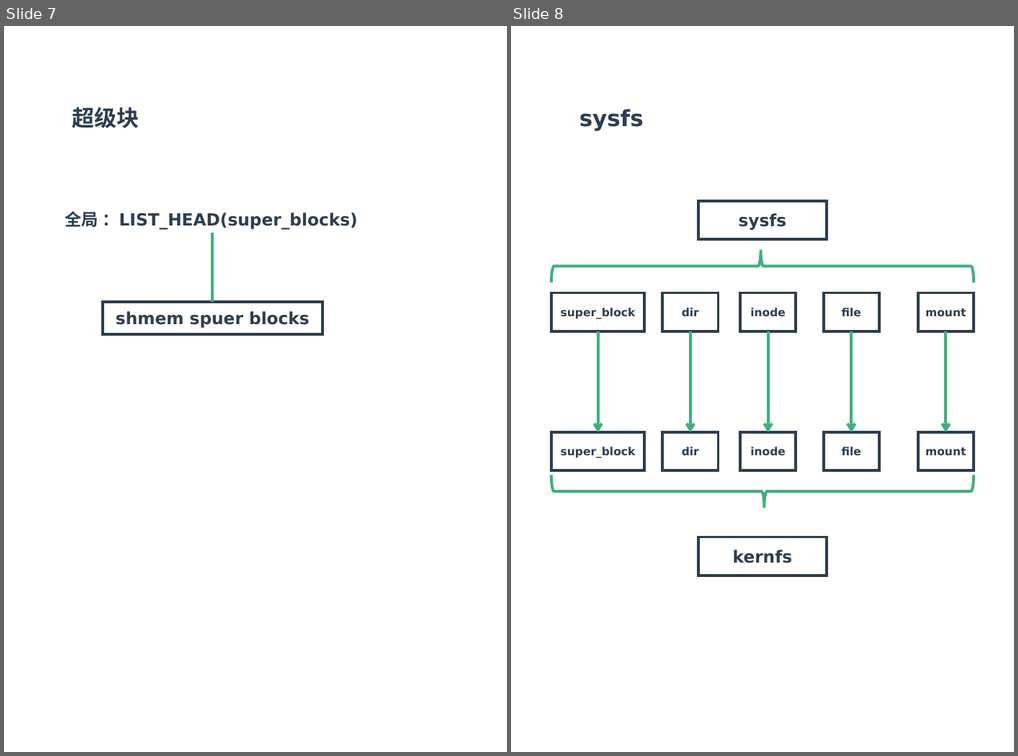
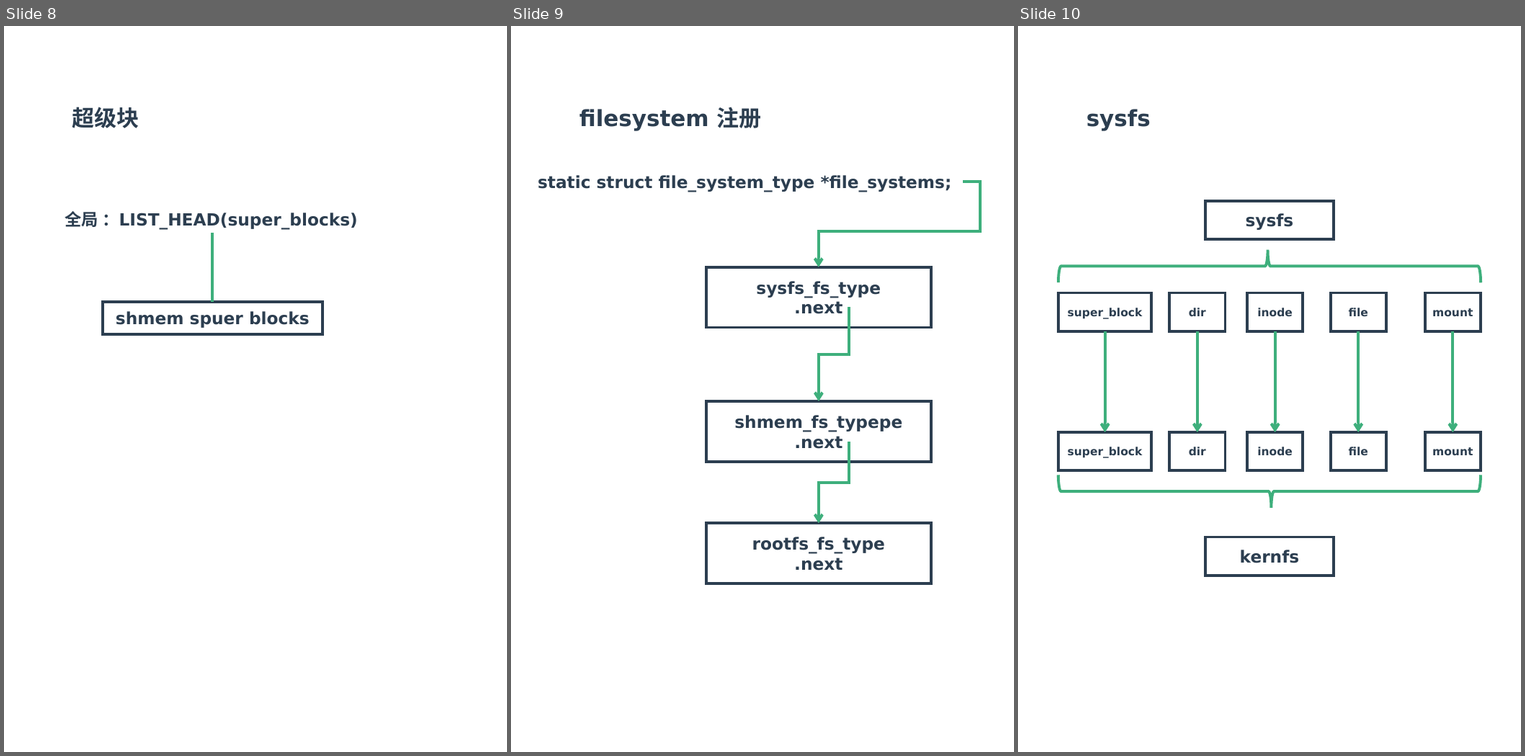
Before and after one commit to zaiqiang-dong/zaiqiang, a slide deck: picture/ppt/filesystem/filesystem.pptx. Shown side by side, each under a label of ours: slides 7 and 8 before the commit, slides 8, 9 and 10 after it. The pictures are 1018x756 and 1525x756 pixels, drawn with LibreOffice and Linux fonts; fonts in the diff are those of the drawing. Boxes give left, top, right and bottom in pixels: in the first picture for what was removed or moved away, otherwise in the second. Text is boxed around its words. In the diff, an @@ line names an element or a change of style, - is before the commit and + after.

```diff
--- a/picture/ppt/filesystem/filesystem.pptx
+++ b/picture/ppt/filesystem/filesystem.pptx
@@ slide 9 added at [511,26,1014,752], background #FFFFFF @@
@@ text added at [579,107,762,130], 24 pt, text #2C3E50, bold @@
+filesystem 注册
@@ text added at [538,175,952,192], 18 pt, text #2C3E50, bold @@
+static struct file_system_type *file_systems;
@@ elbow arrow added from (962, 182) to (818, 267), #3EAF7C 3 pt @@
@@ rectangle added at [706,267,931,328], outline #2C3E50 3 pt, 18 pt, text #2C3E50, bold @@
+sysfs_fs_type
+.next
@@ elbow arrow added from (849, 307) to (818, 401), #3EAF7C 3 pt @@
@@ rectangle added at [706,401,931,462], outline #2C3E50 3 pt, 18 pt, text #2C3E50, bold @@
+shmem_fs_typepe
+.next
@@ elbow arrow added from (849, 441) to (818, 524), #3EAF7C 3 pt @@
@@ rectangle added at [706,524,931,583], outline #2C3E50 3 pt, 18 pt, text #2C3E50, bold @@
+rootfs_fs_type
+.next
@@ what was slide 7 is now slide 8 @@
@@ what was slide 8 is now slide 10 @@
```
Also in this commit, not shown: 1 slide changed, 4 other slides added, 11 other files.
